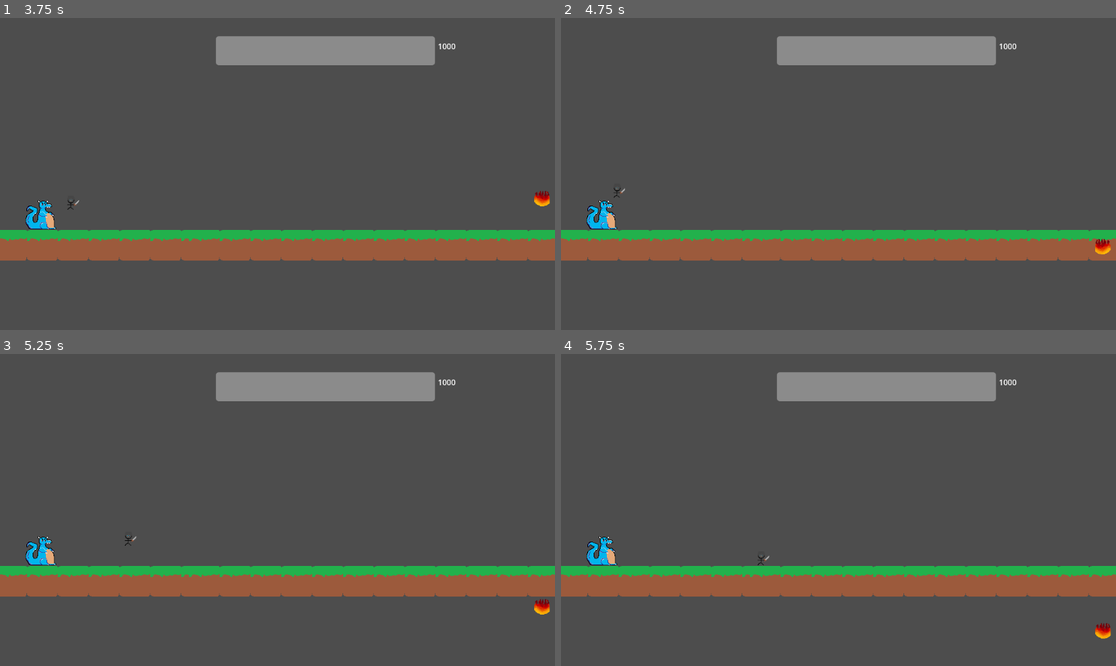
Above: before the commit, frames 1-4 (two rows, left to right).
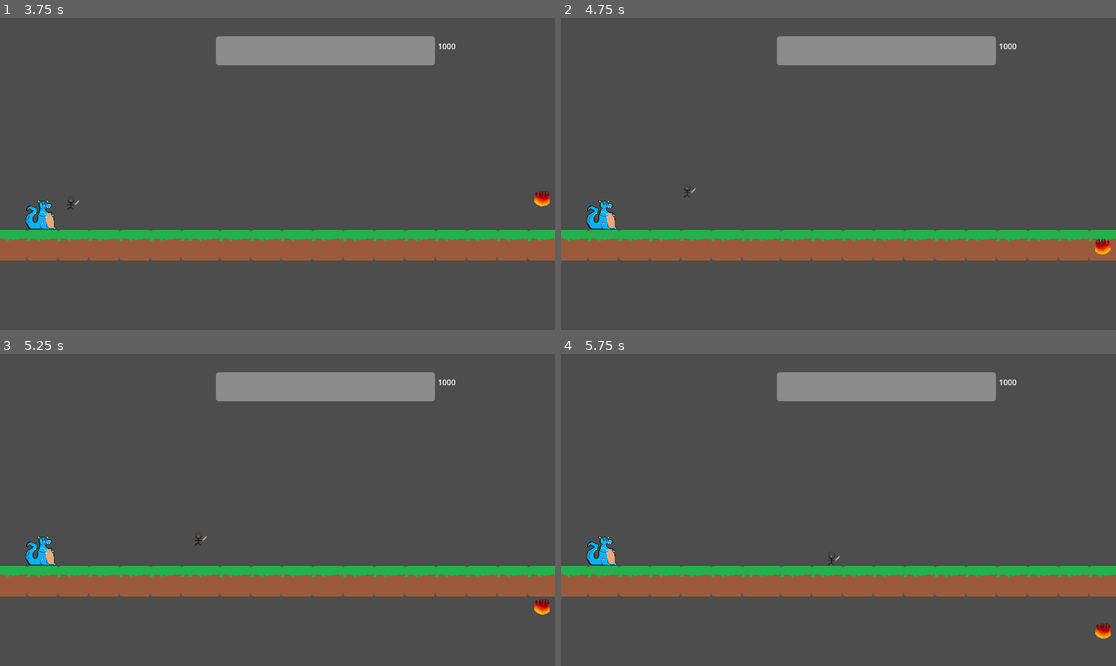
Above: after the commit, the same moments.

Repository: pbagnoud/trijam311
Game: Godot game, scene res://scene/main.tscn
The game is run twice, just before and just after one commit, with the same random seed, the same clock (stepped at 60 frames per second) and the same inputs. This scene is started directly instead of the project's main scene.
Inputs:
- Up to frame 1 (3.75 s): tap Enter (ui_accept) at 0.5, 0.77, 1.52, 3.02 s; hold Right (ui_right) 0.53-2.03 s; hold Left (ui_left) from 2.03 s (still down)
- Up to frame 2 (4.75 s): tap Enter (ui_accept) at 3.77, 4.52 s; release Left (ui_left) at 4.28 s; hold Right (ui_right) from 4.28 s (still down)
- Up to frame 3 (5.25 s): keep holding Right (ui_right)
- Up to frame 4 (5.75 s): keep holding Right (ui_right)

Frame 1 is identical in both runs. In frame 2, less than 0.1% of the frame differs, in the area x 9-25%, y 54-58%; in frame 3, less than 0.1%, in the area x 22-38%, y 58-62%; in frame 4, less than 0.1%.

Commit message:
colision with joueur

Diff:
--- a/trijam311/scene/boss.tscn
+++ b/trijam311/scene/boss.tscn
@@ -35,7 +35,6 @@
 [node name="CollisionShape2D" type="CollisionShape2D" parent="."]
 position = Vector2(0, -1)
 shape = SubResource("RectangleShape2D_sg3tq")
-disabled = true
 
 [node name="Area2D" type="Area2D" parent="."]
 script = ExtResource("4_561qw")
--- a/trijam311/scene/main.tscn
+++ b/trijam311/scene/main.tscn
@@ -4,11 +4,9 @@
 [ext_resource type="Texture2D" uid="uid://bv8so10pn41s2" path="res://asset/floor_placeholder.png" id="2_lefjs"]
 [ext_resource type="PackedScene" uid="uid://f4pi2uknlxro" path="res://scene/Character.tscn" id="3_qysgs"]
 [ext_resource type="PackedScene" uid="uid://c74xxvv5fksis" path="res://scene/boss.tscn" id="4_dfo6j"]
-
 [ext_resource type="PackedScene" path="res://scene/fireball.tscn" id="5_4bfyv"]
 [ext_resource type="Texture2D" uid="uid://c7xfb6l25y2n3" path="res://asset/background.png" id="6_4vopv"]
-[ext_resource type="PackedScene" uid="uid://yn5ufdfx561d" path="res://scene/Boss_healthbar.tscn" id="7_r1egk"]
-
+[ext_resource type="PackedScene" path="res://scene/Boss_healthbar.tscn" id="7_r1egk"]
 
 [sub_resource type="TileSetAtlasSource" id="TileSetAtlasSource_f0eti"]
 texture = ExtResource("2_lefjs")
@@ -40,9 +38,8 @@
 [node name="Character" parent="." instance=ExtResource("3_qysgs")]
 position = Vector2(210, 423)
 
-[node name="Node2D" parent="." node_paths=PackedStringArray("joueur") instance=ExtResource("4_dfo6j")]
+[node name="Node2D" parent="." instance=ExtResource("4_dfo6j")]
 position = Vector2(85, 410)
-
 
 [node name="Fireball" parent="." instance=ExtResource("5_4bfyv")]
 
@@ -51,7 +48,6 @@
 tile_set = SubResource("TileSet_dtnlo")
 
 [node name="BossHealthbar" parent="." instance=ExtResource("7_r1egk")]
-
 offset_left = 448.0
 offset_top = 38.0
 offset_right = 903.0
